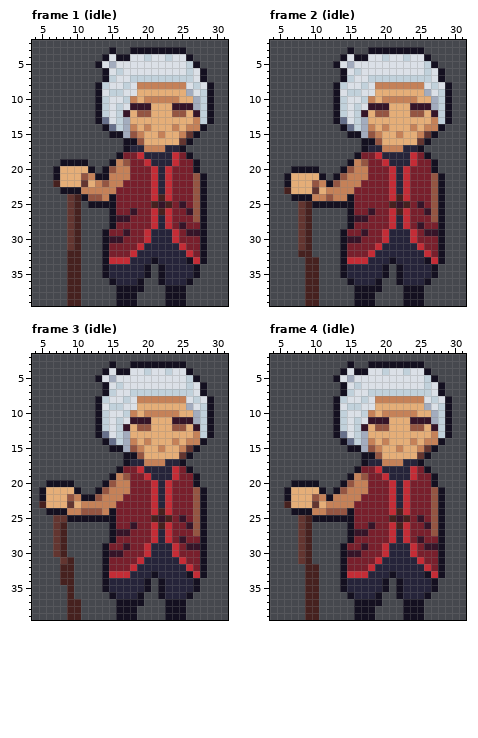
Edited in one commit: pixel-art file (Sprites/HomeTown_NPC_whippersnapper.aseprite). The picture above was drawn from the file before the commit.
40x40 pixels, 10 frames. Shown: frame 1 (idle): x 4..31, y 2..39; frame 2 (idle): x 4..31, y 2..39; frame 3 (idle): x 4..31, y 2..39; frame 4 (idle): x 4..31, y 2..39. The commit also changed other frames, which this record leaves out.
After:
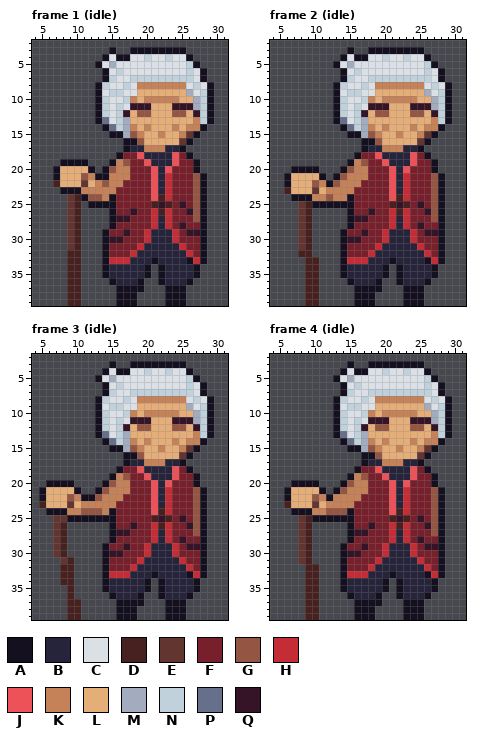
Palette (. is transparent): A #141020  B #26243a  C #dbe0e7  D #46211f  E #623530  F #781f2c  G #945542  H #c42c36  J #ed5259  K #c58158  L #e5ae78  M #a3acbe  N #c1d1db  P #67708b  Q #351428
Commit message: finshed all npc animations begin rework of attack system
Changes in this commit:
--- frame 1 (idle)
@@ x 17..26 @@
 17 ABBKKKBBA.
-18 FFHBBBBHFA
-19 GFFHBBBHFF
-20 KFFFHBHFFF
-21 KFFFHBHFFF
-22 FFFFHBHFFF
-23 FFFFHBHFFF
-24 FFFFHDHFFF
+18 FFJBBBBJFA
+19 GFFJBBBJFF
+20 KFFFJBJFFF
+21 KFFFJBHFFF
+22 FFFFJBHFFF
+23 FFFFJBHFFF
+24 FFFFJDHFFF
 25 FFFFDQDFQF
--- frame 2 (idle): the same change as frame 1 (idle)
--- frame 3 (idle): the same change as frame 1 (idle)
--- frame 4 (idle): the same change as frame 1 (idle)
Changed places in both pictures, as pixel boxes (x1, y1, x2, y2):
changed: (137, 152, 179, 201)
changed: (375, 152, 417, 201)
changed: (137, 466, 179, 515)
changed: (375, 466, 417, 515)
